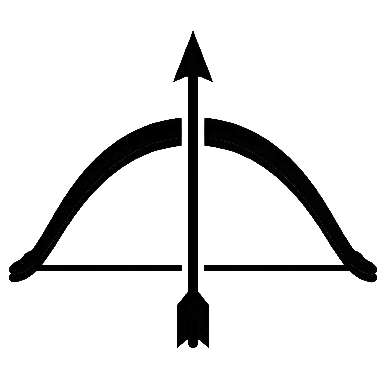
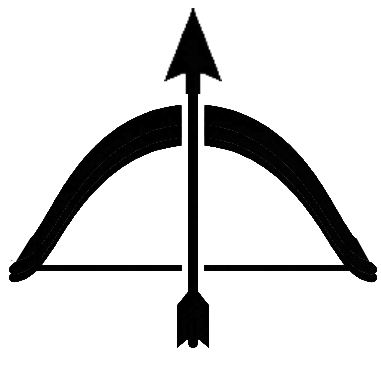
The second 381×381 image is a revision of the first. Changes to its layers:
painted on "Layer 1" over (11, 8, 373, 262)
painted on "Background" over (11, 31, 373, 262)
